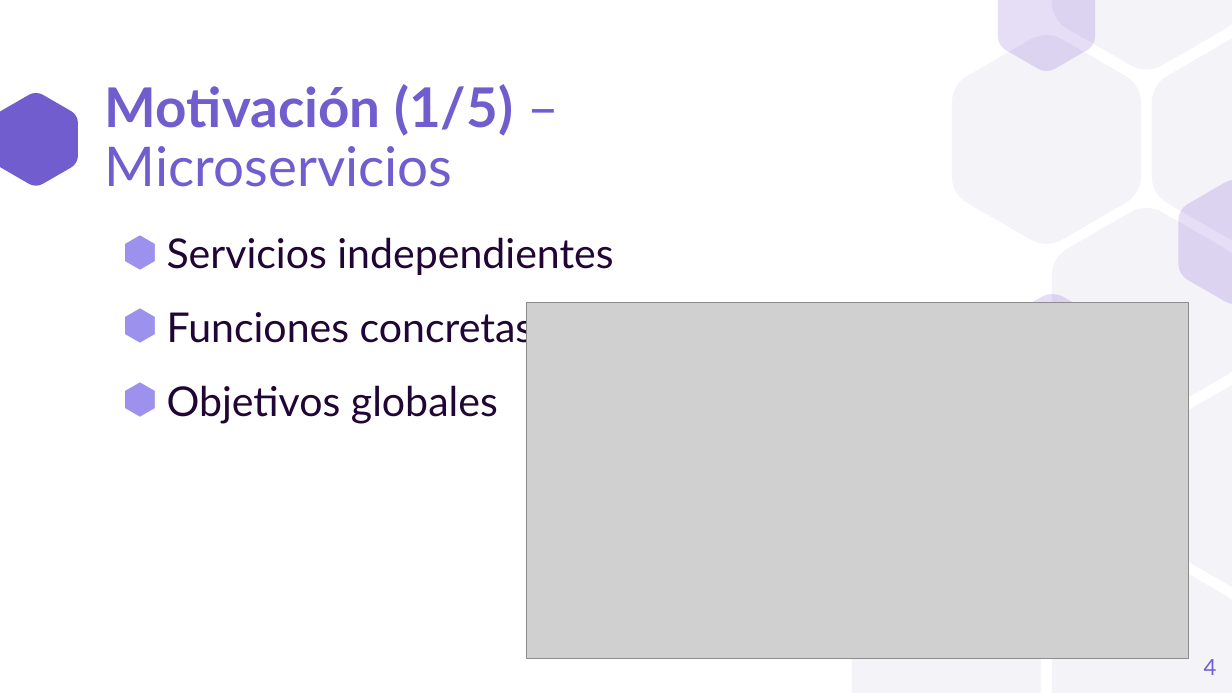
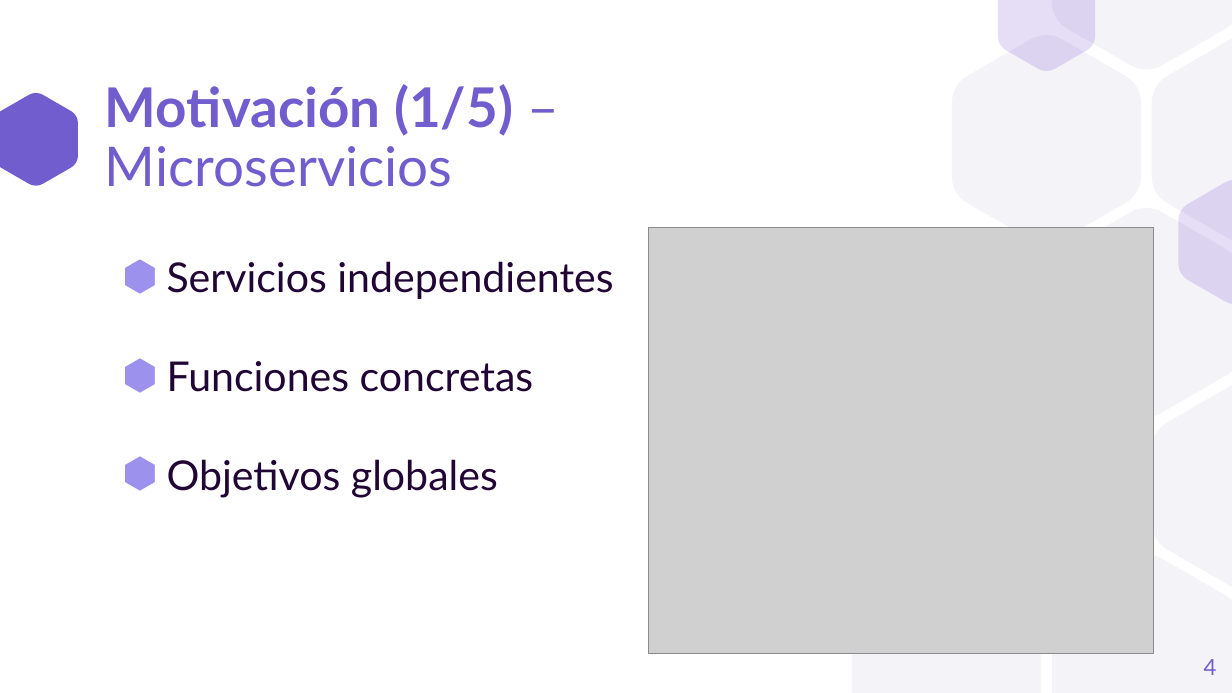
Before and after one commit to a1ex9788/TFG, a slide deck: slide 4 of TFG_AlejandroCarrion.pptx. Drawn at 1232x693 pixels with LibreOffice and Linux fonts; fonts in the diff are those of the drawing; grey boxes stand for pictures. Boxes give left, top, right and bottom in pixels: in the first picture for what was removed or moved away, otherwise in the second. Text is boxed around its words. In the diff, an @@ line names an element or a change of style, - is before the commit and + after.

```diff
--- a/TFG_AlejandroCarrion.pptx
+++ b/TFG_AlejandroCarrion.pptx
@@ text "Servicios independientes" at bbox=[167, 261, 613, 498]: line spacing 1.5 to 2 @@
@@ picture: place and size @@
-picture at bbox=[526, 303, 1188, 659]
+picture at bbox=[648, 228, 1153, 654]
@@ freeform shape removed at bbox=[988, 294, 1117, 437] @@
```
Also in this commit, not shown: 3 other slides changed.
